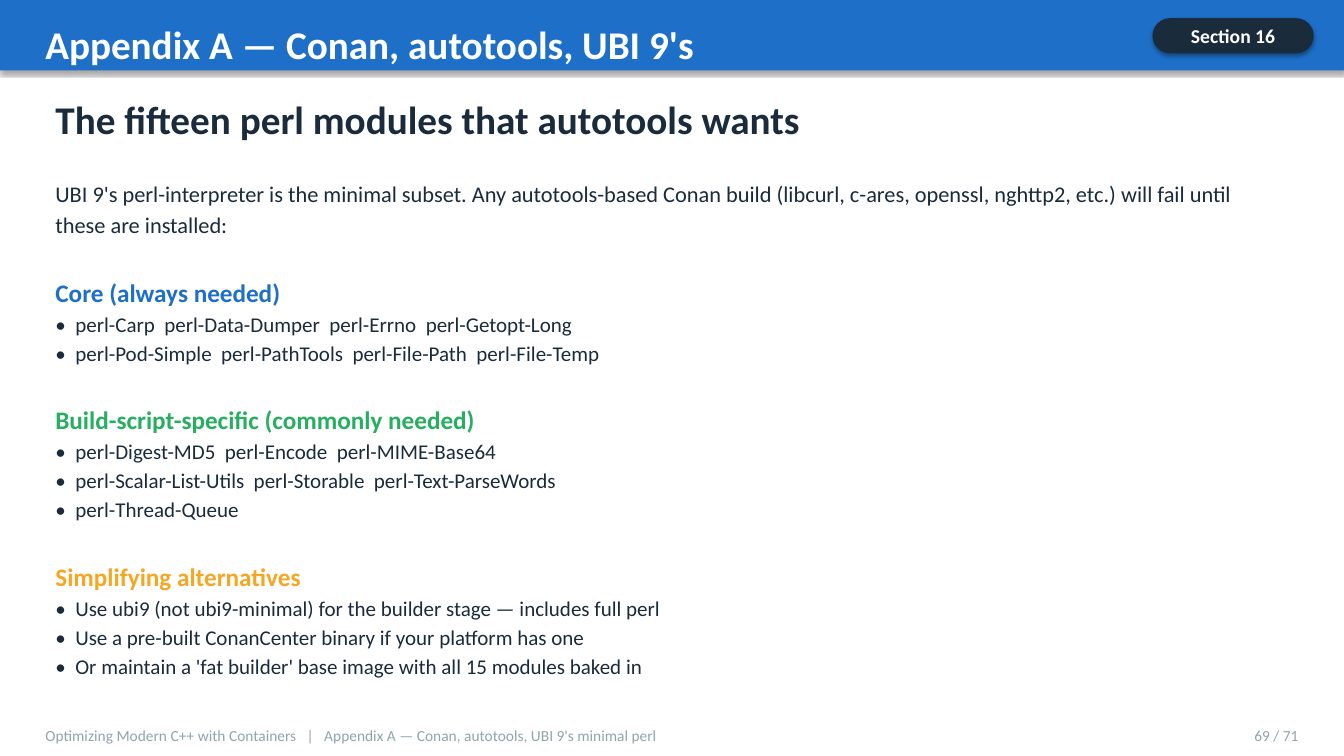
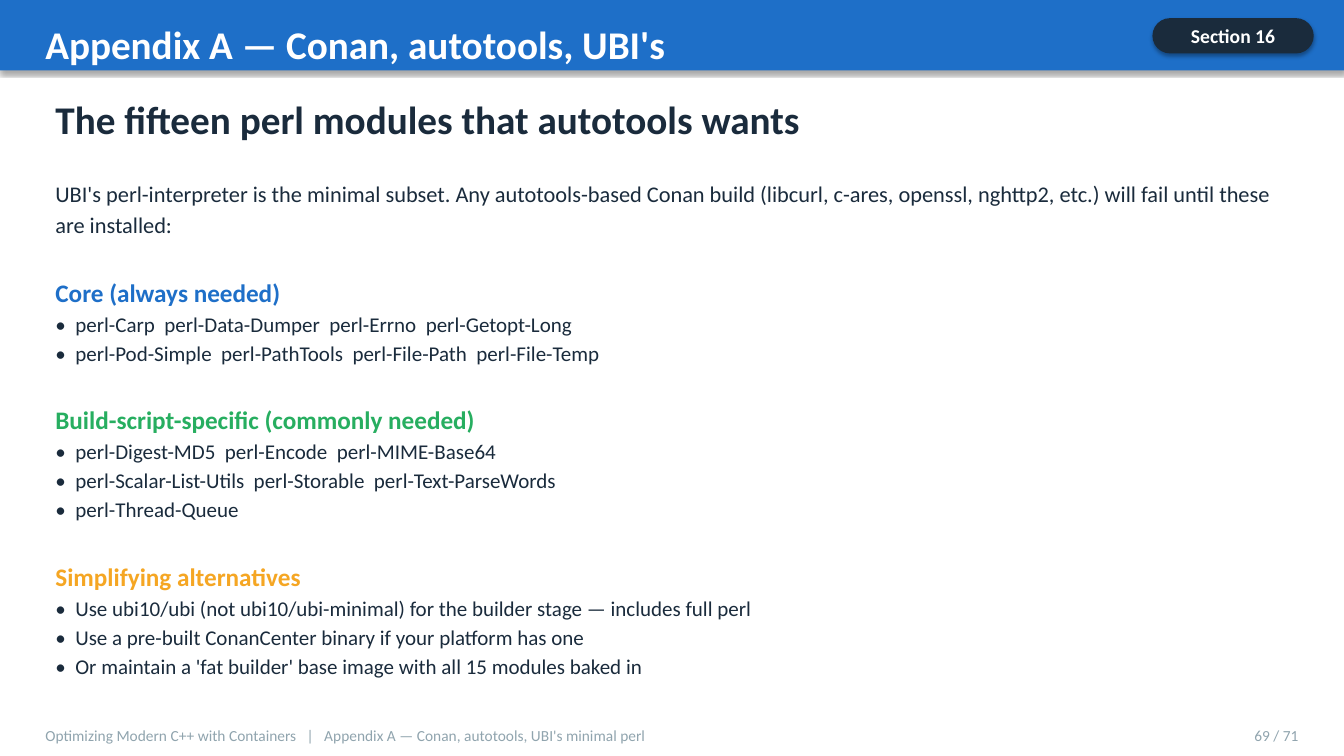
Before and after one commit to patterncatalyst/cpp-container-optimization-tutorial, a slide deck: slide 69 of presentation/cpp-container-tutorial.pptx. Drawn at 1344x756 pixels with LibreOffice and Linux fonts; fonts in the diff are those of the drawing. Boxes give left, top, right and bottom in pixels: in the first picture for what was removed or moved away, otherwise in the second. Text is boxed around its words. In the diff, an @@ line names an element or a change of style, - is before the commit and + after.

```diff
--- a/presentation/cpp-container-tutorial.pptx
+++ b/presentation/cpp-container-tutorial.pptx
@@ text at [45, 31, 665, 116]: text changed @@
-Appendix A — Conan, autotools, UBI 9's minimal perl
+Appendix A — Conan, autotools, UBI's minimal perl
@@ text at [55, 186, 1269, 233]: text changed @@
-UBI 9's perl-interpreter is the minimal subset. Any autotools-based Conan build (libcurl, c-ares, openssl, nghttp2, etc.) will fail until these are installed:
+UBI's perl-interpreter is the minimal subset. Any autotools-based Conan build (libcurl, c-ares, openssl, nghttp2, etc.) will fail until these are installed:
@@ text at [75, 601, 751, 620]: text changed @@
-• Use ubi9 (not ubi9-minimal) for the builder stage — includes full perl
+• Use ubi10/ubi (not ubi10/ubi-minimal) for the builder stage — includes full perl
@@ text at [45, 730, 645, 744]: text changed @@
-Optimizing Modern C++ with Containers | Appendix A — Conan, autotools, UBI 9's minimal perl
+Optimizing Modern C++ with Containers | Appendix A — Conan, autotools, UBI's minimal perl
```
Also in this commit, not shown: 5 other slides changed, 2 other files.
